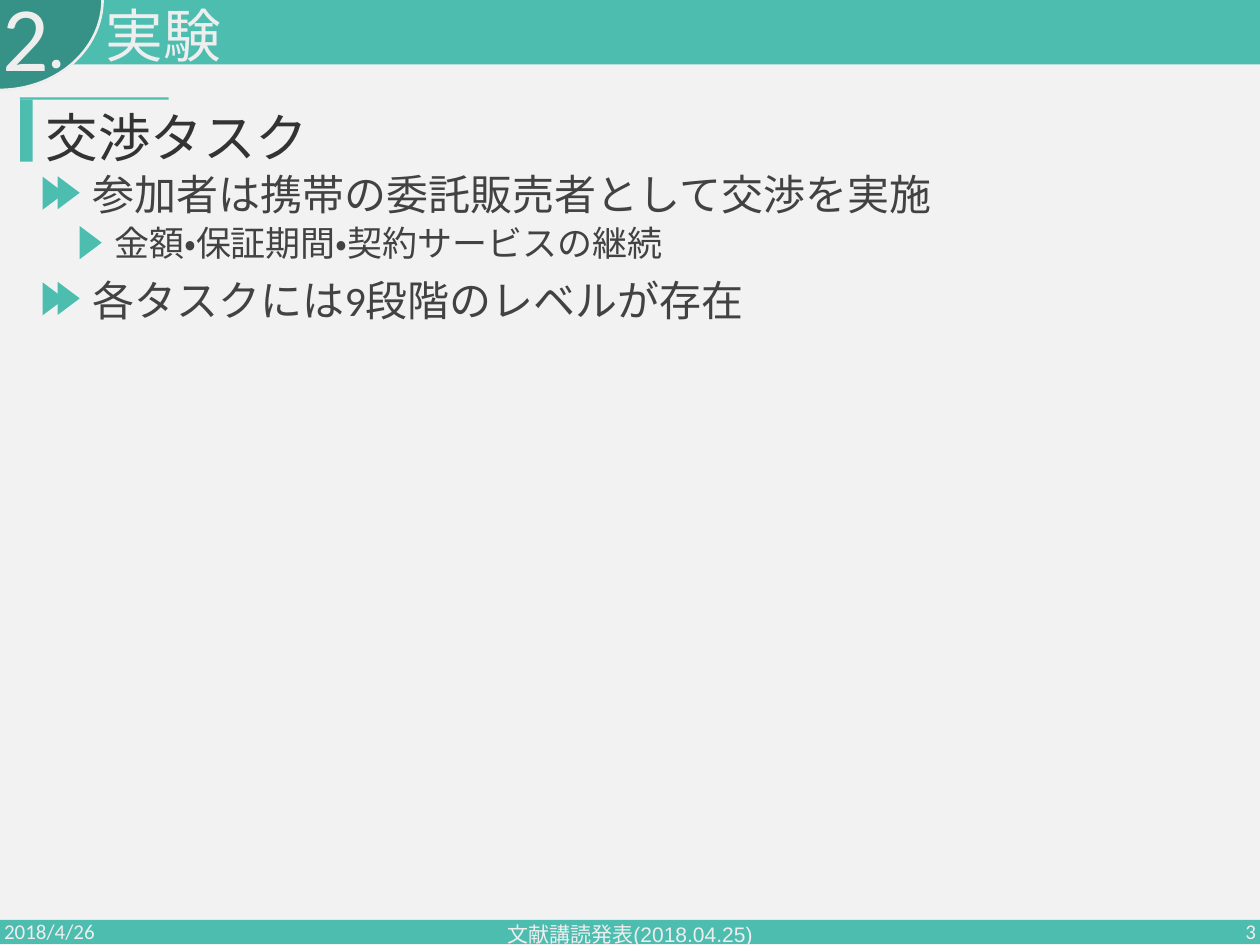
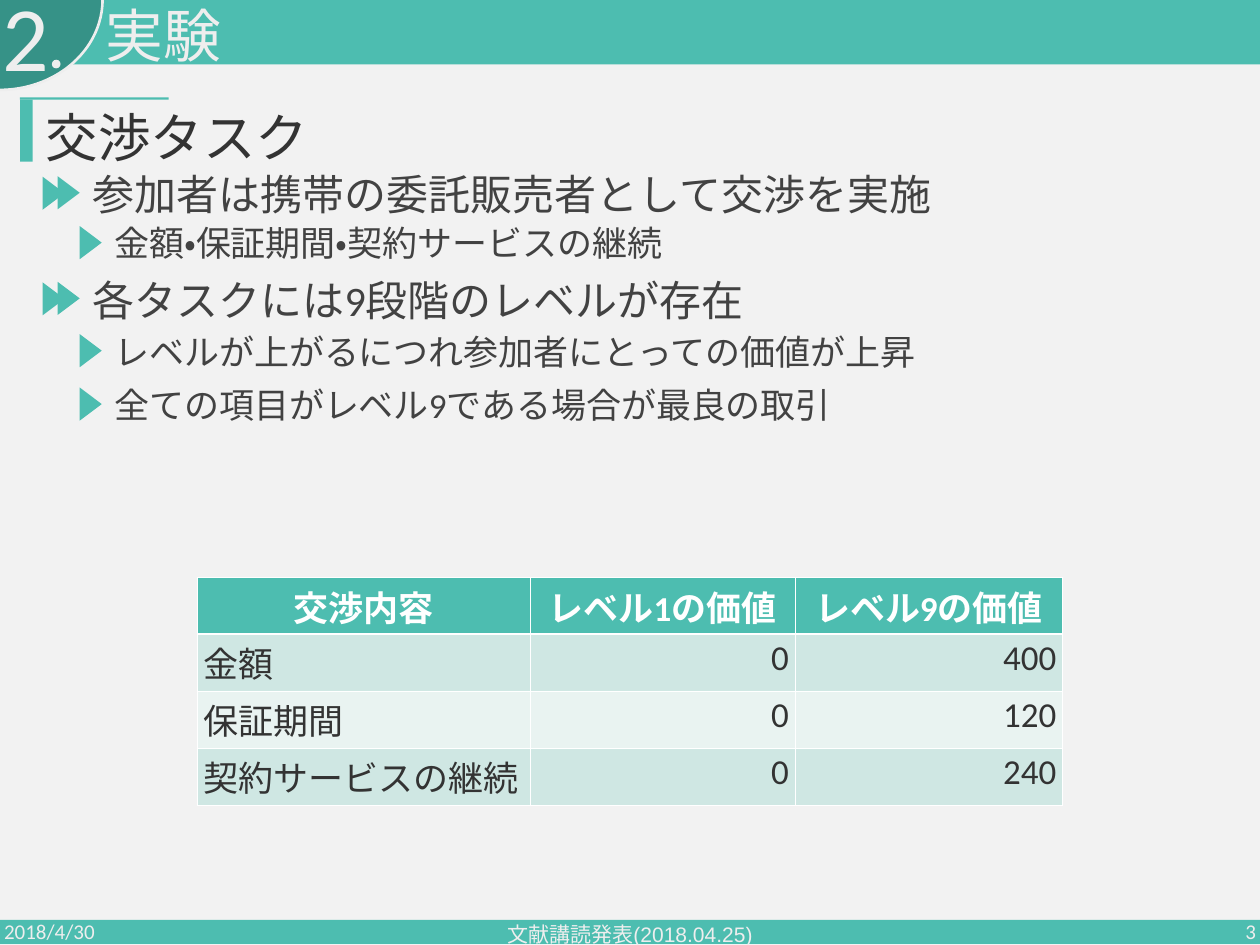
Before and after one commit to PajamaDrive/presentation, a slide deck: slide 3 of presentation_1st.pptx. Drawn at 1260x945 pixels with LibreOffice and Linux fonts; fonts in the diff are those of the drawing. Boxes give left, top, right and bottom in pixels: in the first picture for what was removed or moved away, otherwise in the second. Text is boxed around its words. In the diff, an @@ line names an element or a change of style, - is before the commit and + after.

```diff
--- a/presentation_1st.pptx
+++ b/presentation_1st.pptx
@@ triangle added at (80, 334, 102, 367), fill #4DBDB0 @@
@@ text added at (114, 335, 915, 368), 40 pt, text #424242 @@
+レベルが上がるにつれ参加者にとっての価値が上昇
@@ triangle added at (80, 387, 102, 421), fill #4DBDB0 @@
@@ text added at (114, 388, 831, 421), 40 pt, text #424242 @@
+全ての項目がレベル9である場合が最良の取引
@@ table added at (197, 577, 1063, 798), 4 rows, 3 columns @@
+交渉内容 | レベル1の価値 | レベル9の価値
+金額 | 0 | 400
+保証期間 | 0 | 120
+契約サービスの継続 | 0 | 240
@@ text at (4, 924, 95, 945): text changed @@
-2018/4/26
+2018/4/30
```
Also in this commit, not shown: 4 other slides changed, 7 slides added.
